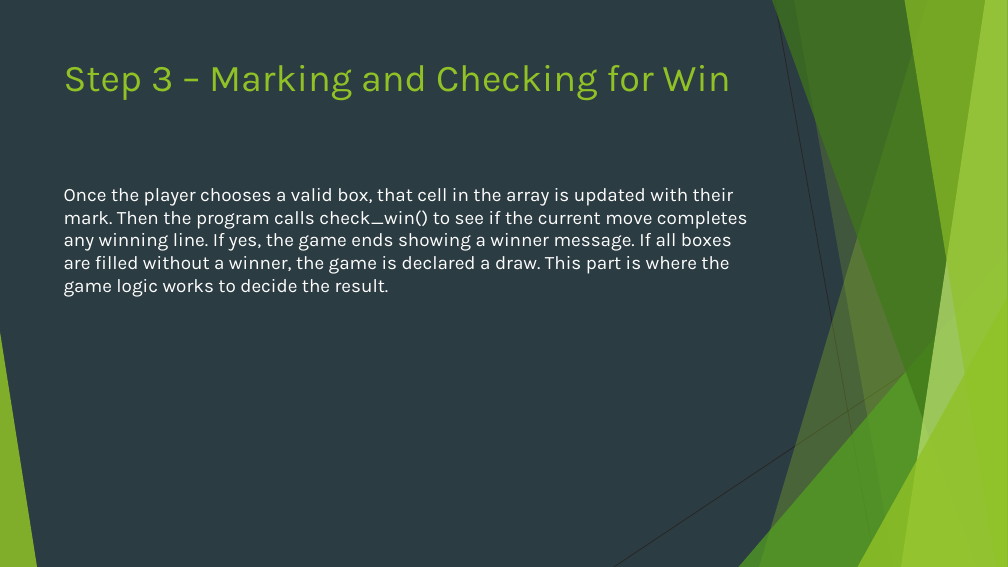
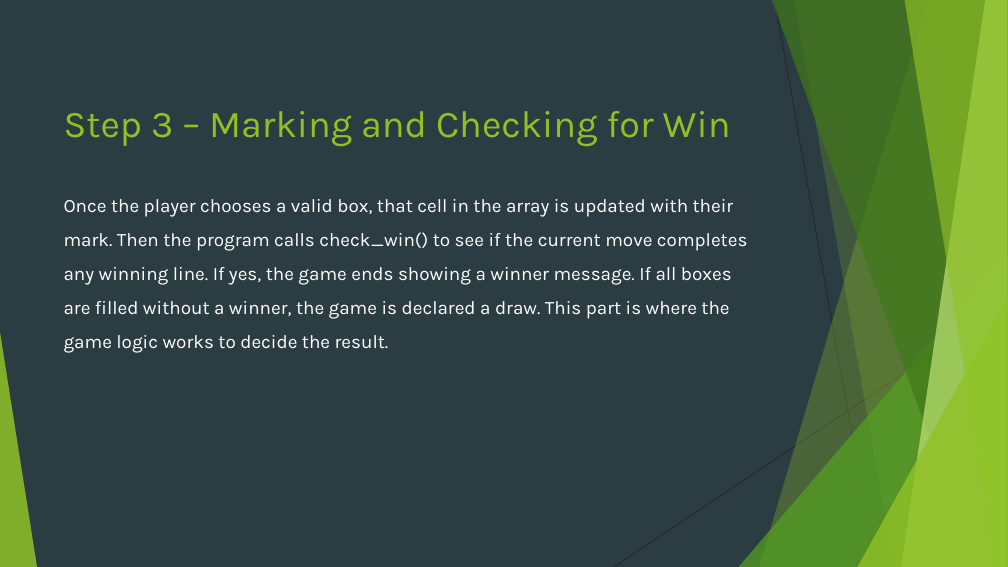
Before and after one commit to taha-ahmed-mallick/PF-fall25, a slide deck: slide 5 of CCP/presentation/presentation.pptx. Drawn at 1008x567 pixels with LibreOffice and Linux fonts; fonts in the diff are those of the drawing. Boxes give left, top, right and bottom in pixels: in the first picture for what was removed or moved away, otherwise in the second. Text is boxed around its words. In the diff, an @@ line names an element or a change of style, - is before the commit and + after.

```diff
--- a/CCP/presentation/presentation.pptx
+++ b/CCP/presentation/presentation.pptx
@@ title "Step 3 – Marking and ...": place and size @@
-title "Step 3 – Marking and ..." at [64, 65, 731, 100]
+title "Step 3 – Marking and ..." at [64, 111, 731, 146]
@@ text "Once the player chooses a ..." at [64, 199, 747, 353]: line spacing 1 to 1.5 @@
```
Also in this commit, not shown: 7 other slides changed, 9 slides added, 2 other files.
